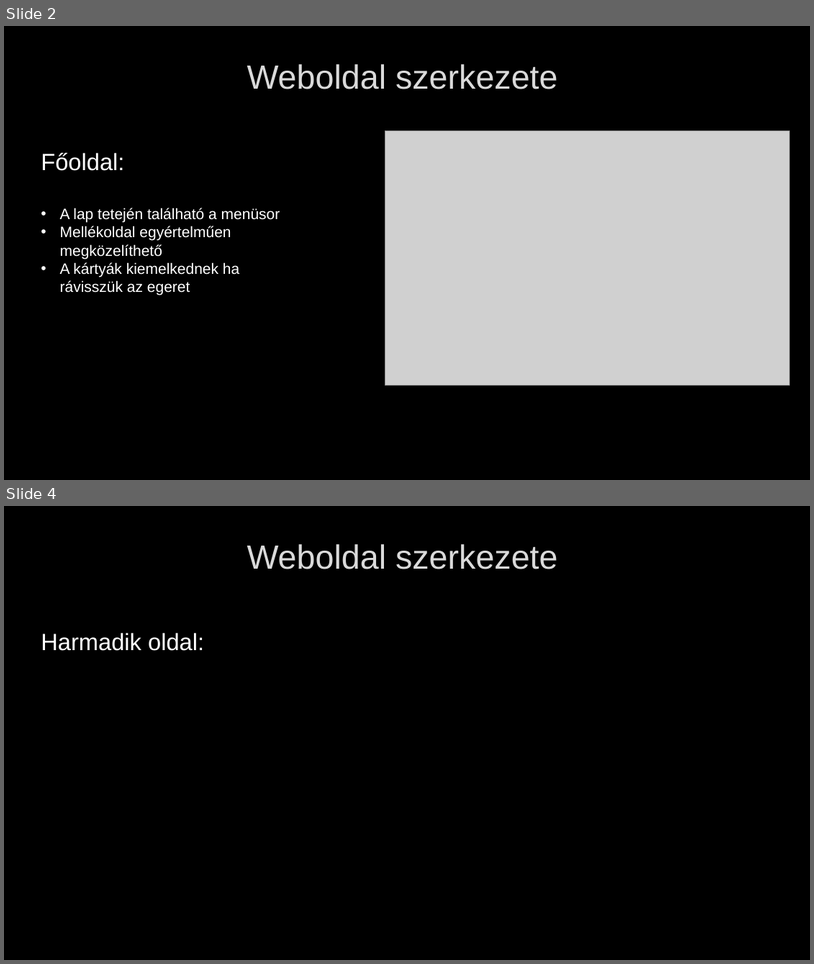
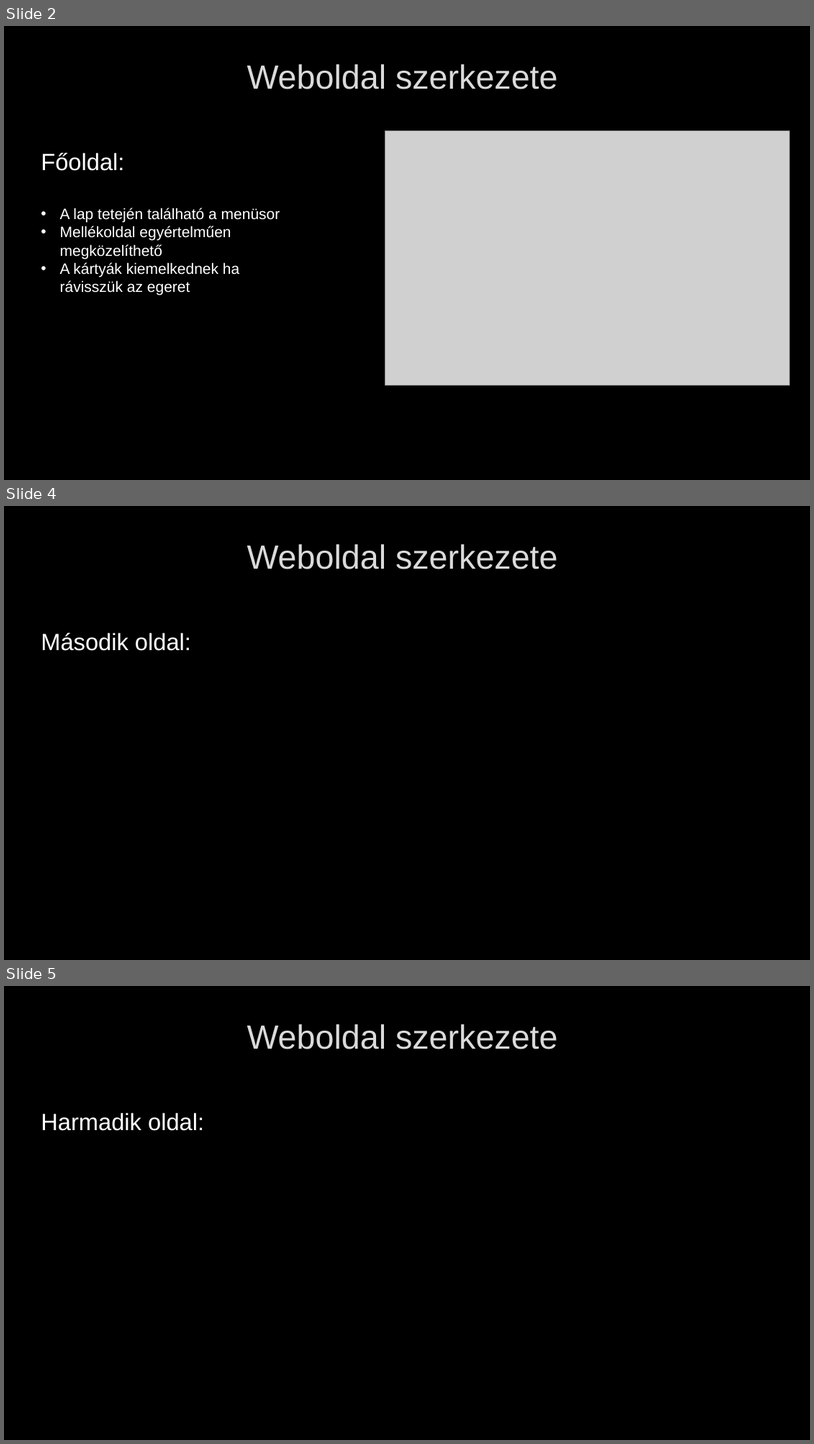
Before and after one commit to dorottyavarsanyi/f1, a slide deck: Formula 1.pptx. Shown one above the other, each under a label of ours: slides 2 and 4 before the commit, slides 2, 4 and 5 after it; the slides between them are not shown. The pictures are 814x964 and 814x1444 pixels, drawn with LibreOffice and Linux fonts; fonts in the diff are those of the drawing; grey boxes stand for pictures; background and template pictures are left out. Boxes give left, top, right and bottom in pixels: in the first picture for what was removed or moved away, otherwise in the second. Text is boxed around its words. In the diff, an @@ line names an element or a change of style, - is before the commit and + after.

```diff
--- a/Formula 1.pptx
+++ b/Formula 1.pptx
@@ slide 4 added at (x1=4, y1=506, x2=810, y2=960), background picture (left out) @@
@@ title added at (x1=247, y1=544, x2=558, y2=569), 40 pt, text #DADADA @@
+Weboldal szerkezete
@@ text added at (x1=41, y1=633, x2=191, y2=651), 28 pt, text #FFFFFF @@
+Második oldal:
@@ what was slide 4 is now slide 5 @@
```
Also in this commit, not shown: 1 slide changed, 3 other slides added.
